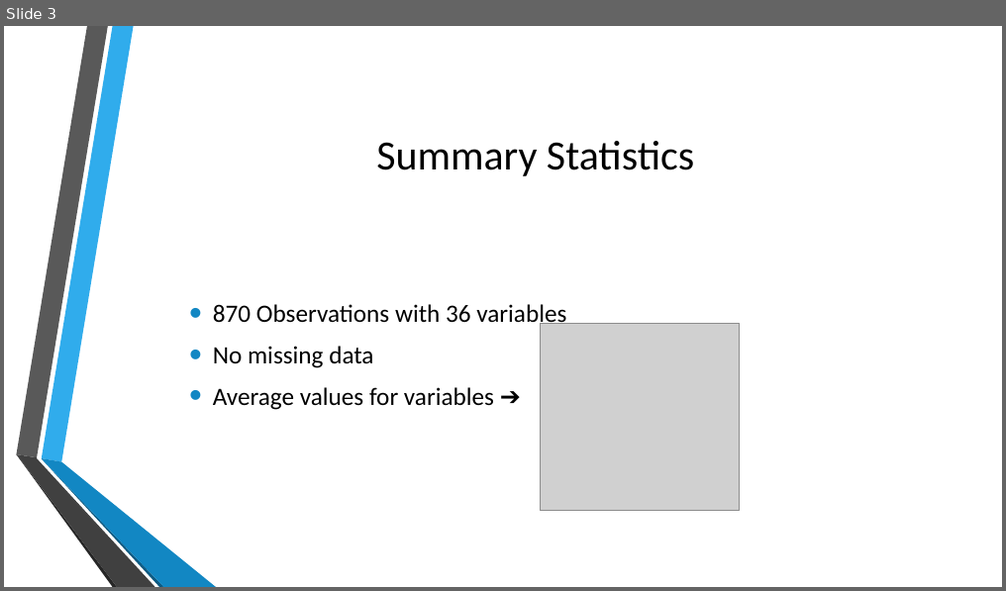
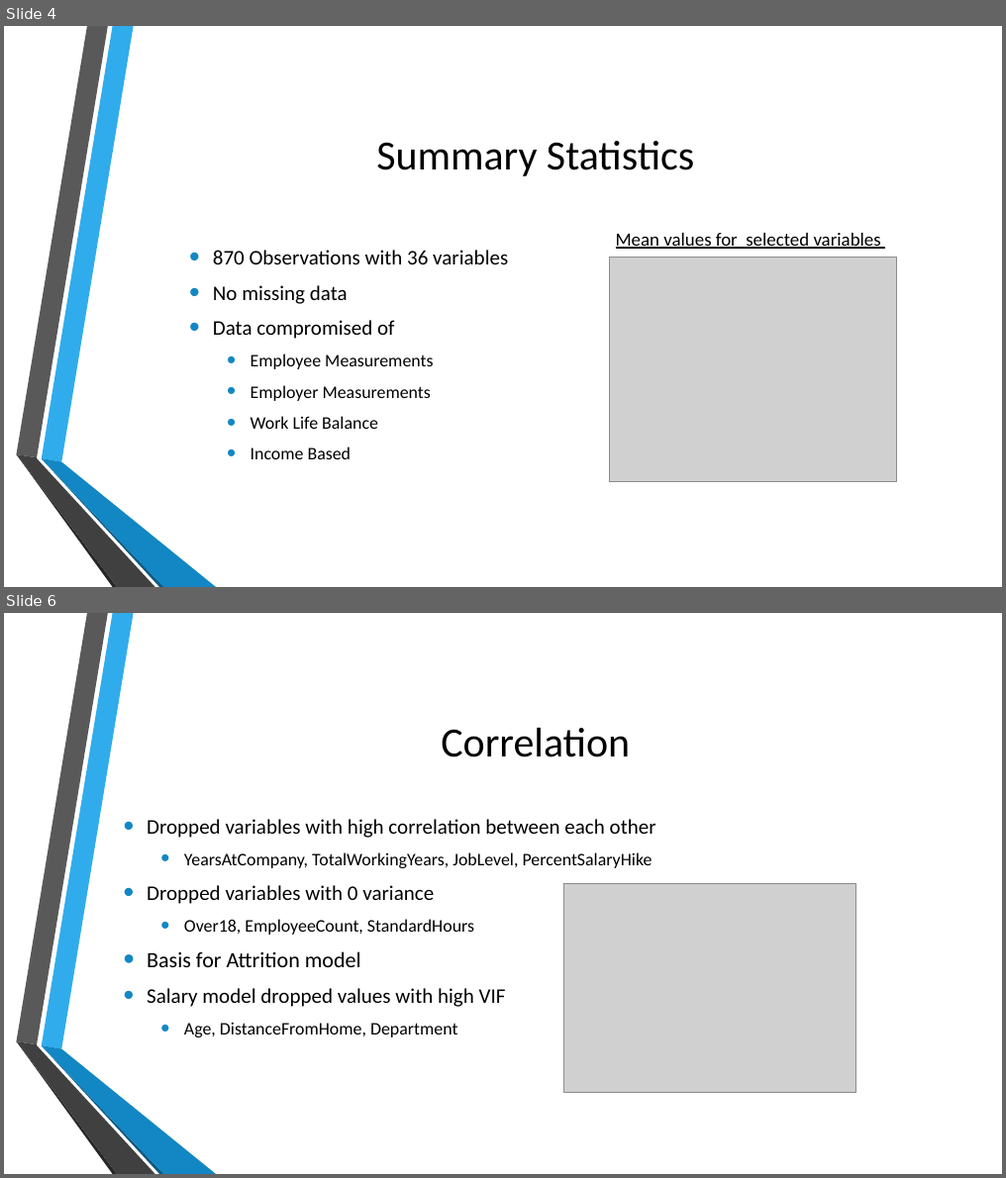
Before and after one commit to jherbaugh/CaseStudy2DDS, a slide deck: DDS Analytics Presentation.pptx. Shown one above the other, each under a label of ours: slide 3 before the commit, slides 4 and 6 after it; the slides between them are not shown. The pictures are 1006x591 and 1006x1178 pixels, drawn with LibreOffice and Linux fonts; fonts in the diff are those of the drawing; grey boxes stand for pictures. Boxes give left, top, right and bottom in pixels: in the first picture for what was removed or moved away, otherwise in the second. Text is boxed around its words. In the diff, an @@ line names an element or a change of style, - is before the commit and + after.

```diff
--- a/DDS Analytics Presentation.pptx
+++ b/DDS Analytics Presentation.pptx
@@ slide 6 added at (4,613,1002,1174), background #FFFFFF; not listed: 6 template elements that a slide beside it also shows @@
@@ title added at (441,728,630,758), 40 pt, text #000000 @@
+Correlation
@@ text added at (147,819,656,1038), 17 pt, text #000000 @@
+• Dropped variables with high correlation between each other
+  • YearsAtCompany, TotalWorkingYears, JobLevel, PercentSalaryHike
+• Dropped variables with 0 variance
+  • Over18, EmployeeCount, StandardHours
+• Basis for Attrition model
+• Salary model dropped values with high VIF
+  • Age, DistanceFromHome, Department
@@ picture added at (564,883,856,1092) @@
@@ what was slide 3 is now slide 4 @@
@@ slide 4 changed as well @@
@@ text added at (616,233,881,249), 18 pt, text #000000, underline @@
+Mean values for selected variables
@@ text at (213,250,508,304): size 24 to 20 pt in "870 Observations with 36 variables", "No missing data" @@
@@ picture: place and size @@
-picture at (540,323,740,511)
+picture at (610,258,897,482)
@@ text at (213,320,433,460): text changed; size 24 to 17 pt @@
-• Average values for variables ➔
+• Data compromised of
+  • Employee Measurements
+  • Employer Measurements
+  • Work Life Balance
+  • Income Based
```
Also in this commit, not shown: 11 other slides changed, 2 other slides added, 3 slides removed, 2 other files.
